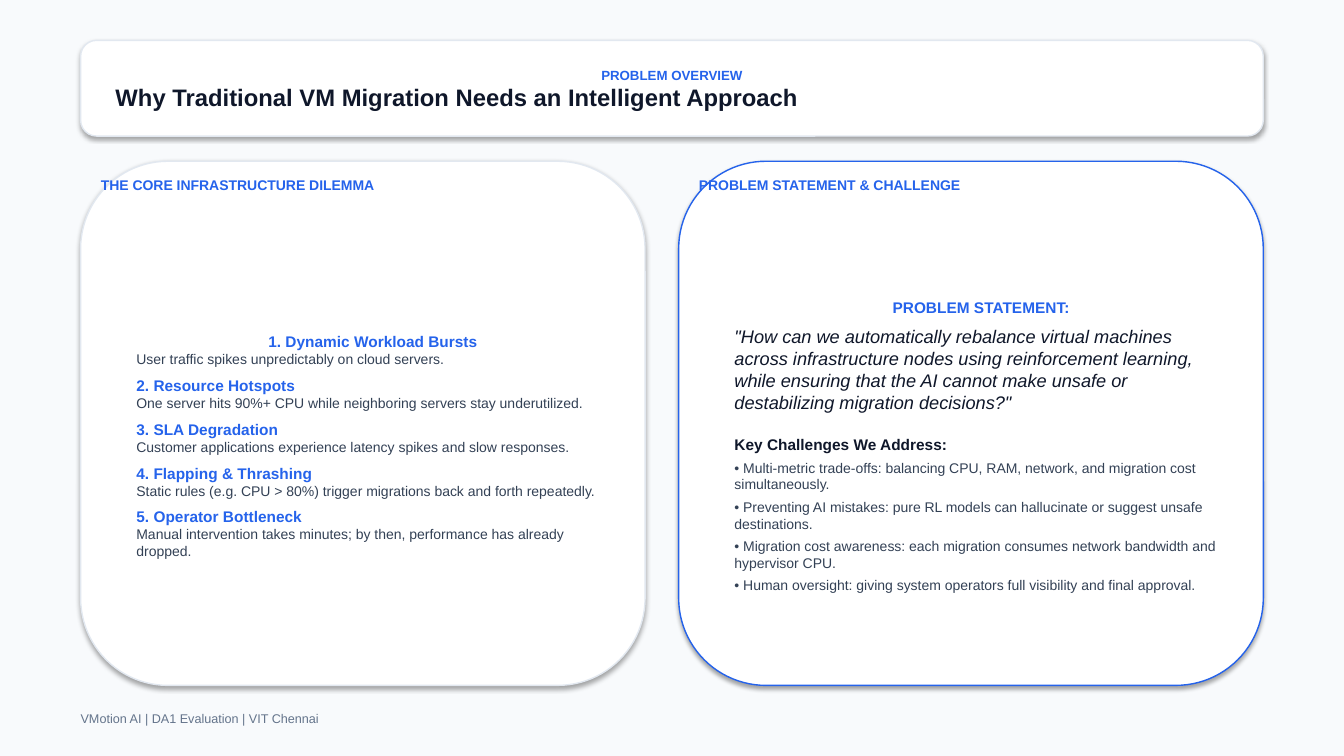
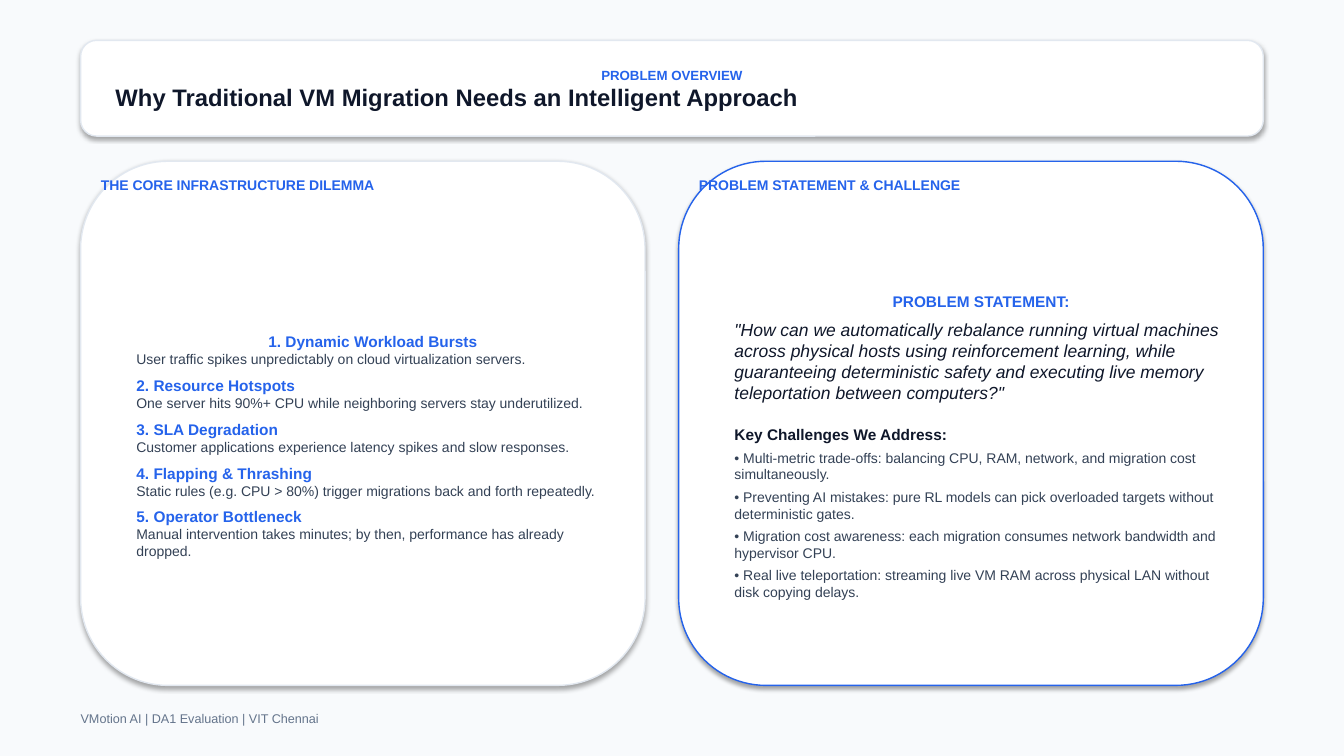
Before and after one commit to NithinSarvesh/vmotion-ai, a slide deck: slide 2 of VMotion_AI_DA1_Presentation_FINAL.pptx. Drawn at 1344x756 pixels with LibreOffice and Linux fonts; fonts in the diff are those of the drawing. Boxes give left, top, right and bottom in pixels: in the first picture for what was removed or moved away, otherwise in the second. Text is boxed around its words. In the diff, an @@ line names an element or a change of style, - is before the commit and + after.

Commit message:
feat: public cloud control plane with remote VirtualBox agents

```diff
--- a/VMotion_AI_DA1_Presentation_FINAL.pptx
+++ b/VMotion_AI_DA1_Presentation_FINAL.pptx
@@ text in rounded rectangle at [734, 323, 1219, 403]: text changed; size 13 to 12.5 pt @@
-"How can we automatically rebalance virtual machines across infrastructure nodes using reinforcement learning, while ensuring that the AI cannot make unsafe or destabilizing migration decisions?"
+"How can we automatically rebalance running virtual machines across physical hosts using reinforcement learning, while guaranteeing deterministic safety and executing live memory teleportation between computers?"
@@ text in rounded rectangle at [136, 354, 526, 367]: text changed @@
-User traffic spikes unpredictably on cloud servers.
+User traffic spikes unpredictably on cloud virtualization servers.
@@ text in rounded rectangle at [734, 492, 1213, 522]: text changed @@
-• Preventing AI mistakes: pure RL models can hallucinate or suggest unsafe destinations.
+• Preventing AI mistakes: pure RL models can pick overloaded targets without deterministic gates.
@@ text in rounded rectangle at [734, 570, 1209, 600]: text changed @@
-• Human oversight: giving system operators full visibility and final approval.
+• Real live teleportation: streaming live VM RAM across physical LAN without disk copying delays.
```
Also in this commit, not shown: 15 other slides changed, 34 other files.
